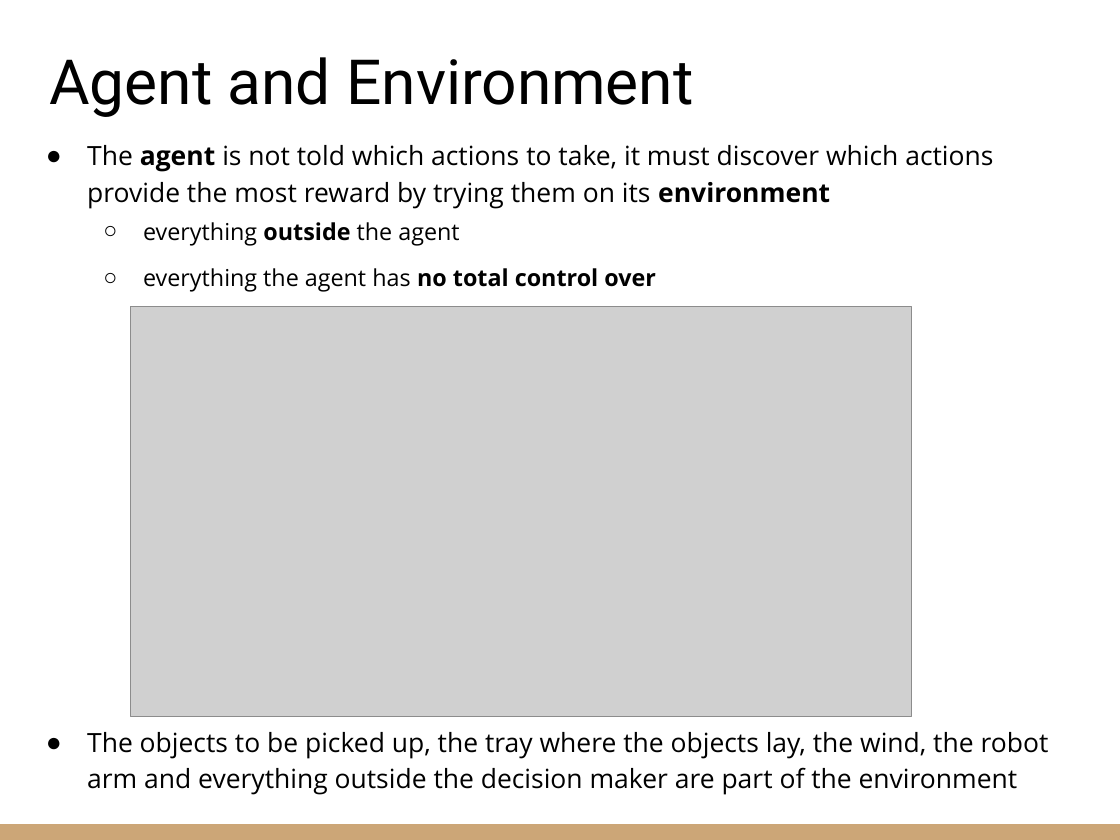
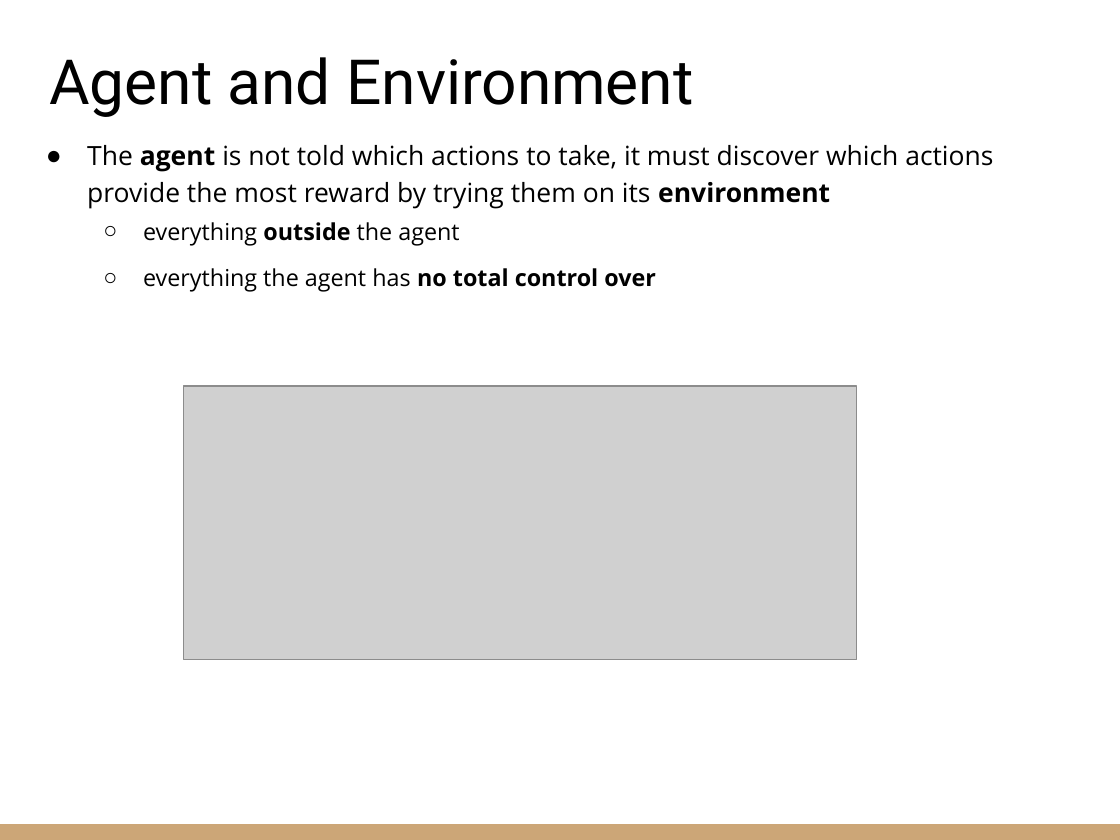
Before and after one commit to riccardoberta/reinforcement-learning, a slide deck: slide 4 of 02 - The RL Problem/slides.pptx. Drawn at 1120x840 pixels with LibreOffice and Linux fonts; fonts in the diff are those of the drawing; grey boxes stand for pictures. Boxes give left, top, right and bottom in pixels: in the first picture for what was removed or moved away, otherwise in the second. Text is boxed around its words. In the diff, an @@ line names an element or a change of style, - is before the commit and + after.

```diff
--- a/02 - The RL Problem/slides.pptx
+++ b/02 - The RL Problem/slides.pptx
@@ picture: place and size @@
-picture at [131, 306, 912, 716]
+picture at [184, 386, 857, 660]
@@ text at [87, 732, 1049, 795]: paragraph removed @@
-● The objects to be picked up, the tray where the objects lay, the wind, the robot arm and everything outside the decision maker are part of the environment
```
Also in this commit, not shown: 11 other slides changed, 10 slides added, 7 slides removed, 1 other file.
